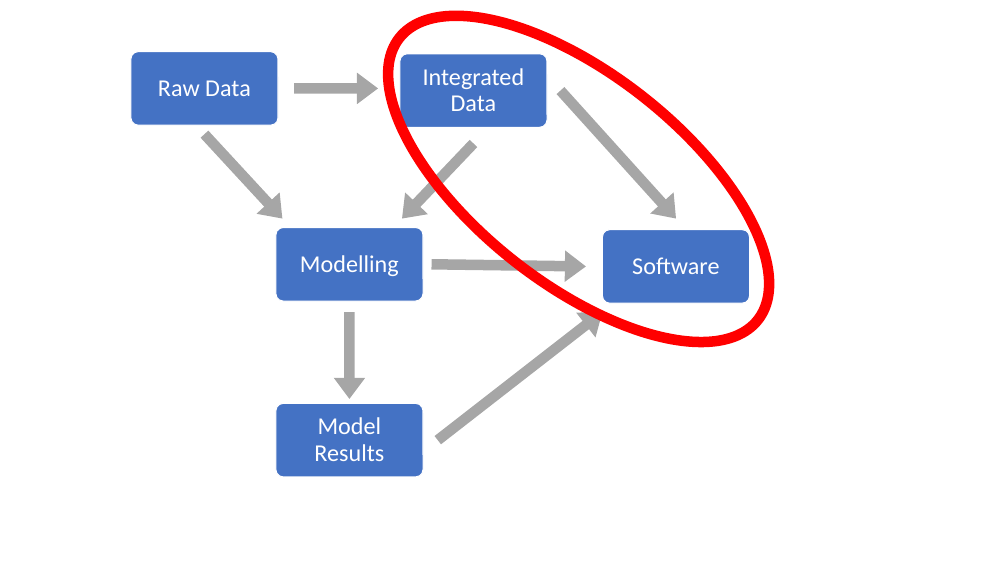
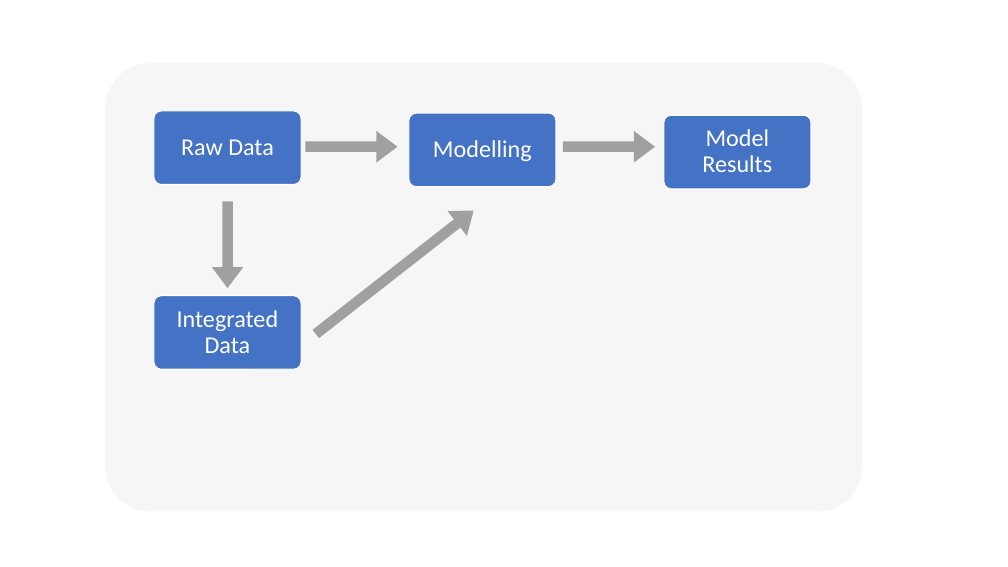
Before and after one commit to trashbirdecology/presentations, a slide deck: slide 3 of uflorida2019/images/data_flow.pptx. Drawn at 1008x567 pixels with LibreOffice and Linux fonts; fonts in the diff are those of the drawing. Boxes give left, top, right and bottom in pixels: in the first picture for what was removed or moved away, otherwise in the second. Text is boxed around its words. In the diff, an @@ line names an element or a change of style, - is before the commit and + after.

```diff
--- a/uflorida2019/images/data_flow.pptx
+++ b/uflorida2019/images/data_flow.pptx
@@ ellipse removed at (x1=335, y1=0, x2=822, y2=402) @@
@@ rounded rectangle added at (x1=105, y1=64, x2=862, y2=512), fill #E7E6E6 at 34% opacity @@
@@ rounded rectangle moved from (x1=131, y1=51, x2=278, y2=125) to (x1=154, y1=111, x2=302, y2=185) @@
@@ text "Raw Data" moved from (x1=158, y1=80, x2=251, y2=96) to (x1=181, y1=139, x2=274, y2=155) @@
@@ rounded rectangle moved from (x1=400, y1=54, x2=547, y2=127) to (x1=409, y1=113, x2=557, y2=187) @@
@@ text "Modelling" moved from (x1=300, y1=255, x2=399, y2=276) to (x1=433, y1=140, x2=532, y2=161) @@
@@ rounded rectangle moved from (x1=276, y1=404, x2=423, y2=477) to (x1=664, y1=115, x2=811, y2=188) @@
@@ text "Model Results" moved from (x1=314, y1=417, x2=384, y2=461) to (x1=702, y1=129, x2=772, y2=172) @@
@@ arrow moved from (294, 88) - (378, 88) to (306, 147) - (398, 147) @@
@@ arrow removed from (473, 144) to (402, 219) @@
@@ arrow moved from (560, 91) - (676, 219) to (563, 147) - (655, 147) @@
@@ arrow moved from (204, 134) - (282, 219) to (228, 201) - (228, 288) @@
@@ arrow moved from (432, 265) - (586, 266) to (316, 334) - (474, 210) @@
@@ rounded rectangle removed at (x1=603, y1=230, x2=750, y2=303) @@
@@ text removed at (x1=632, y1=257, x2=719, y2=274) @@
-Software
@@ rounded rectangle moved from (x1=276, y1=228, x2=423, y2=301) to (x1=154, y1=296, x2=302, y2=369) @@
@@ text "Integrated Data" moved from (x1=423, y1=68, x2=525, y2=111) to (x1=177, y1=310, x2=279, y2=353) @@
@@ arrow removed from (349, 312) to (349, 399) @@
@@ arrow removed from (438, 440) to (603, 312) @@
```
Also in this commit, not shown: 2 other slides changed, 2 slides added, 1 slide removed, 10 other files.
